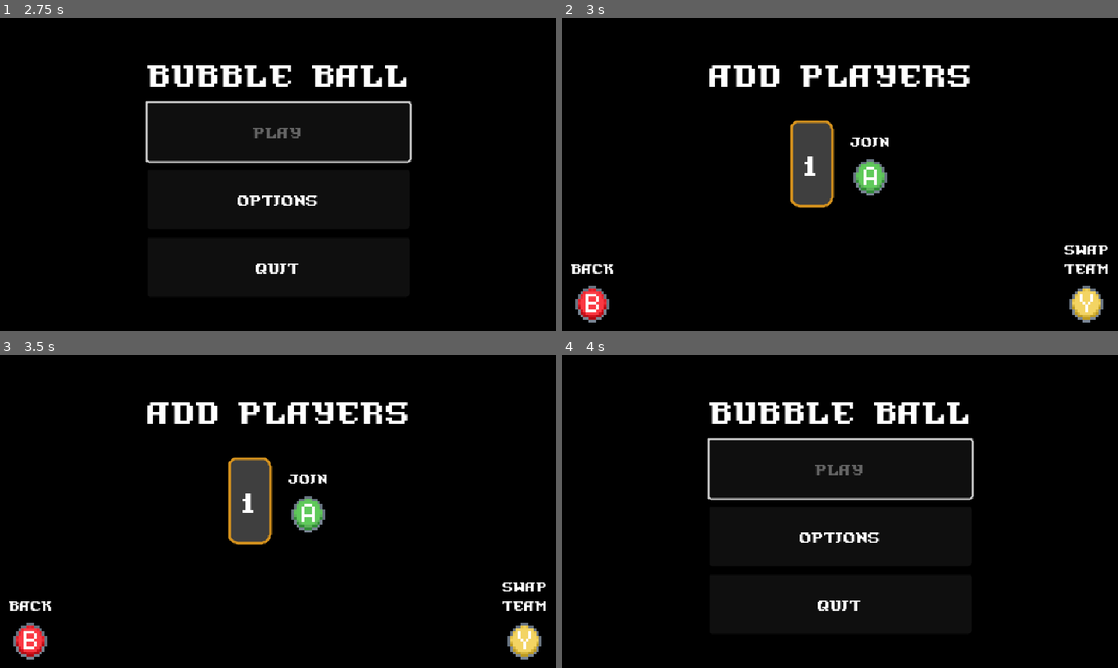
Above: before the commit, frames 1-4 (two rows, left to right).
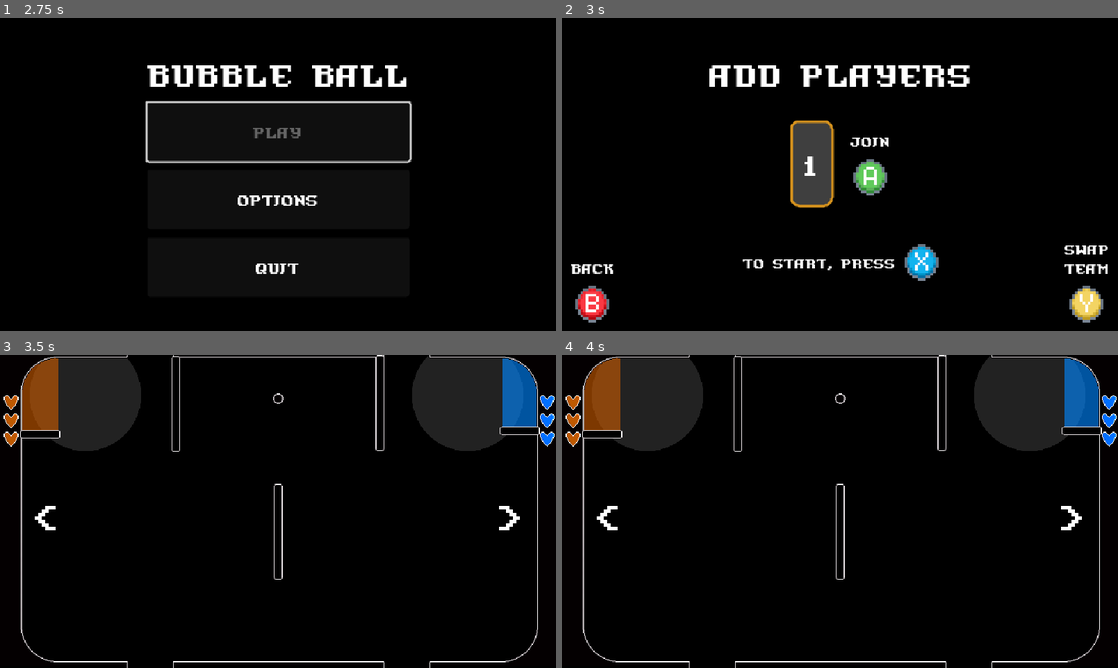
Above: after the commit, the same moments.

Repository: kyleyoung1121/BubbleBall
Game: Godot game, scene res://scenes-and-scripts/menu/main_menu.tscn
Two runs of this game, one before a commit and one after it. Both use one fixed random seed, a clock stepped at 60 frames per second and the inputs below. Sound files missing from this copy of the repository are replaced by a short silence.
Inputs (mouse positions are in pixels of both pictures, inside the frame that each line leads up to):
- Up to frame 1 (2.75 s): click "Play" at 0.5 s; click "Play" at 1.25 s; click "Options" at 2 s
- Up to frame 2 (3 s): tap Enter (join) at 2.75, 2.85 s
- Up to frame 3 (3.5 s): tap Space (jump) at 3.02 s; tap X (start) at 3.05 s
- Up to frame 4 (4 s): click (589, 627) at 3.52 s

Frame 1 is identical in both runs. In frame 2, 0.9% of the frame differs, in the area x 32-68%, y 72-84%; in frame 3, 19%, in the area x 0-100%, y 0-100%; in frame 4, 16%.

Commit message:
Changed minimum players to 1

Diff:
--- a/scenes-and-scripts/gameplay/bubble.gd
+++ b/scenes-and-scripts/gameplay/bubble.gd
@@ -5,7 +5,7 @@
 
 # Define the impulse to apply to the ball
 const IMPULSE = 60.0
-const ROTATION_SPEED = 0.01
+const ROTATION_SPEED = 0.001
 
 # Load scene components
 # NOTE: when the bubble is created in the player script, these must be referred to manually
--- a/scenes-and-scripts/menu/MainMenu.gd
+++ b/scenes-and-scripts/menu/MainMenu.gd
@@ -47,8 +47,8 @@
 	var last_index = players_and_prompt.get_child_count() - 1
 	players_and_prompt.move_child(add_players_graphic, last_index)
 
-	# If at least two players are joined, show the prompt to start the match
-	if player_nodes.keys().size() >= 2:
+	# If at least one players is joined, show the prompt to start the match
+	if player_nodes.keys().size() >= 1:
 		hold_x_to_start_graphic.visible = true
 
 
